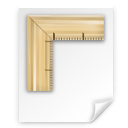
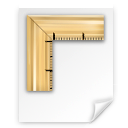
Two versions of the same layered image (128x128). Layer-by-layer changes:
painted on "Eingefügte Ebene" over [24, 13, 107, 94]
